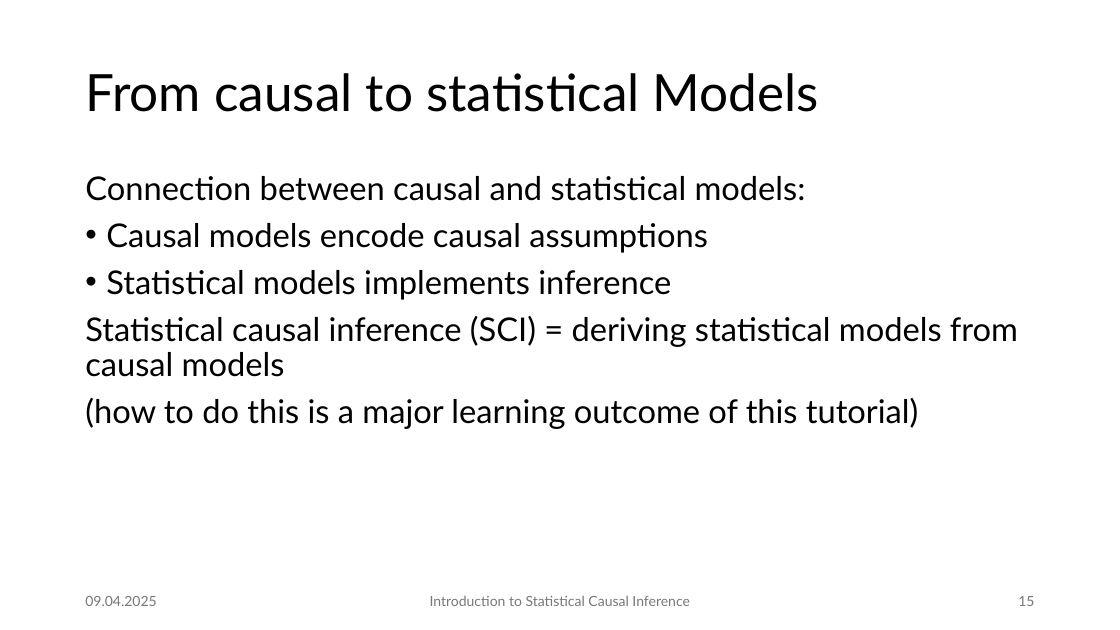
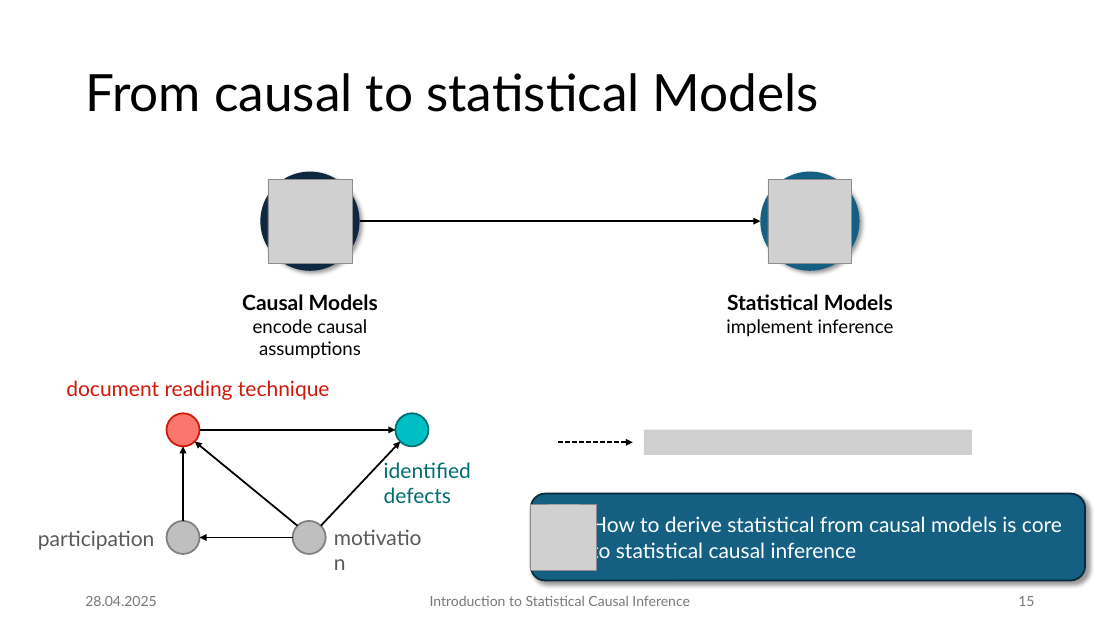
Before and after one commit to JulianFrattini/bda4sci, a slide deck: slide 15 of version2/slides/intro-sci.pptx. Drawn at 1120x630 pixels with LibreOffice and Linux fonts; fonts in the diff are those of the drawing; grey boxes stand for pictures. Boxes give left, top, right and bottom in pixels: in the first picture for what was removed or moved away, otherwise in the second. Text is boxed around its words. In the diff, an @@ line names an element or a change of style, - is before the commit and + after.

Commit message:
Updated slides and took more screenshots

```diff
--- a/version2/slides/intro-sci.pptx
+++ b/version2/slides/intro-sci.pptx
@@ text removed at (x1=85, y1=176, x2=1018, y2=429) @@
-Connection between causal and statistical models:
-• Causal models encode causal assumptions
-• Statistical models implements inference
-Statistical causal inference (SCI) = deriving statistical models from causal models
-(how to do this is a major learning outcome of this tutorial)
@@ ellipse added at (x1=260, y1=171, x2=360, y2=271), fill #0E2841 @@
@@ picture added at (x1=268, y1=179, x2=352, y2=263) @@
@@ ellipse added at (x1=760, y1=171, x2=860, y2=271), fill #156082 @@
@@ picture added at (x1=768, y1=179, x2=852, y2=263) @@
@@ arrow added from (360, 221) to (760, 221), #000000 1.5 pt @@
@@ text added at (x1=242, y1=294, x2=378, y2=359), 16 pt, text #000000 @@
+Causal Models
+encode causal assumptions
@@ text added at (x1=726, y1=294, x2=894, y2=337), 16 pt, text #000000 @@
+Statistical Models
+implement inference
@@ text added at (x1=66, y1=380, x2=330, y2=400), 18 pt, text #D0180A @@
+document reading technique
@@ ellipse added at (x1=166, y1=413, x2=199, y2=446), fill #F8766D, outline #D0180A 1.5 pt @@
@@ ellipse added at (x1=396, y1=413, x2=429, y2=446), fill #00BFC4, outline #006D70 1.5 pt @@
@@ arrow added from (183, 521) to (183, 446), #000000 1.5 pt @@
@@ arrow added from (297, 526) to (195, 442), #000000 1.5 pt @@
@@ arrow added from (200, 430) to (396, 430), #000000 1.5 pt @@
@@ arrow added from (321, 526) to (400, 442), #000000 1.5 pt @@
@@ arrow added from (558, 443) to (633, 443), #000000 1.5 pt dashed @@
@@ picture added at (x1=644, y1=429, x2=973, y2=455) @@
@@ text added at (x1=384, y1=462, x2=471, y2=503), 18 pt, text #006D70 @@
+identified defects
@@ rounded rectangle added at (x1=531, y1=494, x2=1086, y2=581), fill #156082, outline #092A39 1.5 pt, 18 pt, text #FFFFFF @@
+How to derive statistical from causal models is core to statistical causal inference
@@ picture added at (x1=531, y1=504, x2=597, y2=571) @@
@@ text added at (x1=38, y1=530, x2=154, y2=550), 18 pt, text #595959 @@
+participation
@@ ellipse added at (x1=166, y1=521, x2=199, y2=554), fill #BFBFBF, outline #808080 1.5 pt @@
@@ arrow added from (292, 538) to (200, 538), #000000 1.5 pt @@
@@ ellipse added at (x1=292, y1=521, x2=325, y2=554), fill #BFBFBF, outline #808080 1.5 pt @@
@@ text added at (x1=326, y1=520, x2=440, y2=554), 18 pt, text #595959 @@
+motivation
@@ text at (x1=85, y1=596, x2=156, y2=606): text changed @@
-09.04.2025
+28.04.2025
```
Also in this commit, not shown: 42 other slides changed, 1 slide added, 2 other files.
